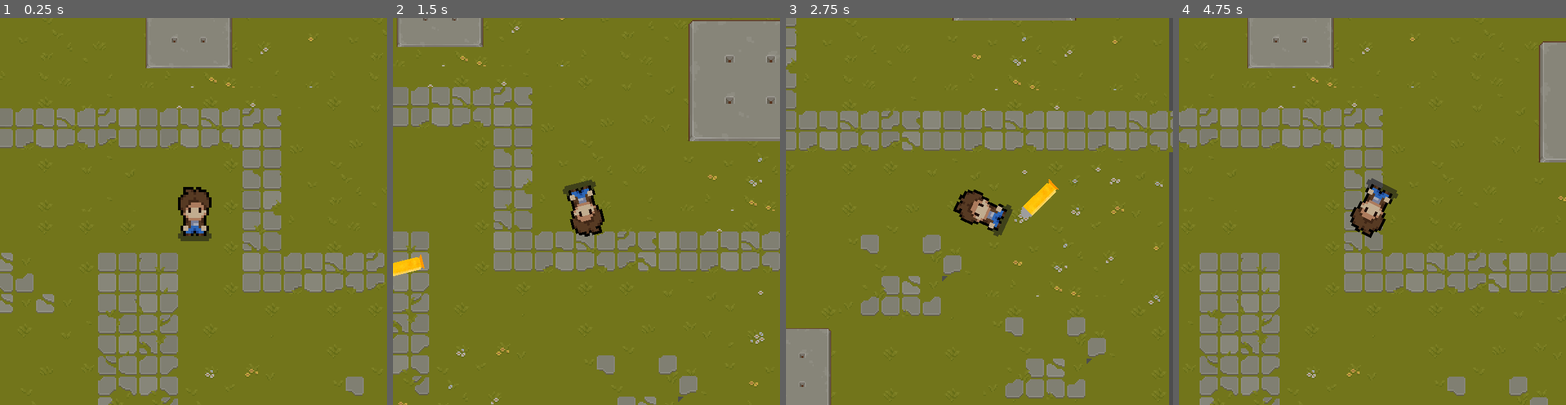
Above: before the commit, frames 1-4 (left to right).
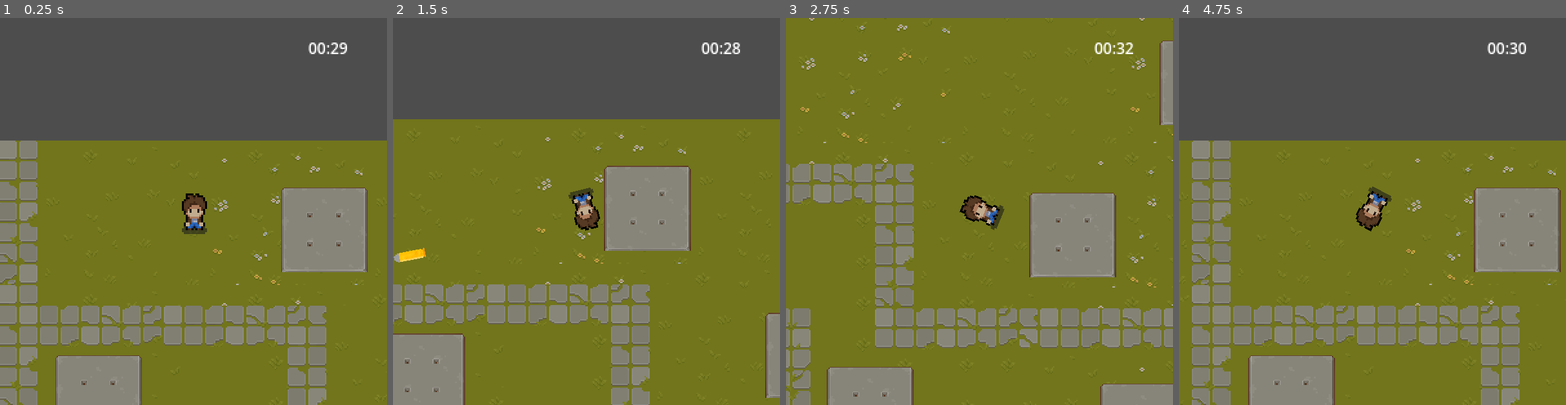
Above: after the commit, the same moments.

Repository: imlana21/stormy_project-1
Game: Godot game, scene res://scene/world.tscn
The game is run twice, just before and just after one commit, with the same random seed, the same clock (stepped at 60 frames per second) and the same inputs.
Inputs (mouse positions are in pixels of both pictures, inside the frame that each line leads up to):
- Up to frame 1 (0.25 s): no input
- Up to frame 2 (1.5 s): tap Enter at 0.5 s; move the mouse to (671, 192) at 0.52 s; hold D (right) 0.53-1.28 s; click (671, 192) at 0.6 s; move the mouse to (509, 230) at 1.27 s; hold S (down) from 1.28 s (still down); click (509, 230) at 1.35 s
- Up to frame 3 (2.75 s): move the mouse to (1018, 126) at 2.02 s; release S (down) at 2.03 s; hold D (right) from 2.03 s (still down); click (1018, 126) at 2.1 s
- Up to frame 4 (4.75 s): move the mouse to (1353, 288) at 2.77 s; release D (right) at 2.78 s; hold W (up) 2.78-3.53 s; click (1353, 288) at 2.85 s; move the mouse to (1488, 269) at 3.52 s; hold A (left) from 3.53 s (still down); click (1488, 269) at 3.6 s; move the mouse to (1256, 153) at 4.27 s; click (1256, 153) at 4.35 s

The runs differ from the first frame. In frame 1, 59% of the frame differs, in the area x 0-100%, y 0-100%; in frame 2, 52%; in frame 3, 34%; in frame 4, 59%.

Commit message:
Adding time, wall, enemy function

Diff:
--- a/scene/player/bullet/bullet.gd
+++ b/scene/player/bullet/bullet.gd
@@ -1,9 +1,5 @@
 extends RigidBody2D
 
-func _ready():
-	print("test")
-
 func _on_body_entered(body):
-	print(body.is_in_group("player"))
-	if !body.is_in_group("player"):
+	if body.is_in_group("wall"):
 		queue_free()
--- a/scene/player/bullet/bullet.tscn
+++ b/scene/player/bullet/bullet.tscn
@@ -4,13 +4,16 @@
 [ext_resource type="Texture2D" uid="uid://cismgx7216wak" path="res://assets/bullets.png" id="1_bgdth"]
 
 [sub_resource type="CapsuleShape2D" id="CapsuleShape2D_bsf24"]
-radius = 7.0
-height = 38.0
+radius = 4.99999
+height = 28.0
 
-[node name="Bullet" type="RigidBody2D"]
+[node name="Bullet" type="RigidBody2D" groups=["bullet"]]
+max_contacts_reported = 1
+contact_monitor = true
 script = ExtResource("1_7x44q")
 
 [node name="Sprite2D" type="Sprite2D" parent="."]
+scale = Vector2(0.7, 0.7)
 texture = ExtResource("1_bgdth")
 
 [node name="CollisionShape2D" type="CollisionShape2D" parent="."]
--- a/scene/player/player.gd
+++ b/scene/player/player.gd
@@ -9,15 +9,13 @@
 var is_attacking = false
 
 func _process(delta):
-	look_at(get_global_mouse_position())
-	pass
+	if is_freeze == false:
+		look_at(get_global_mouse_position())
 
 func _physics_process(delta):
 	if is_freeze == false:
 		character_velocity()
 		attack()
-	else:
-		look_at(Vector2.ZERO)
 
 func character_velocity():
 	var direction = Vector2()
--- a/scene/player/player.tscn
+++ b/scene/player/player.tscn
@@ -21,6 +21,3 @@
 
 [node name="BulletPosition" type="Node2D" parent="."]
 position = Vector2(13, 0)
-
-[node name="Camera2D" type="Camera2D" parent="."]
-zoom = Vector2(2, 2)
--- /dev/null
+++ b/scene/player/screen/screen.gd
@@ -0,0 +1,24 @@
+extends Node2D
+
+@onready var timer = $Camera2D/Timer
+@onready var label = $Camera2D/Label
+
+func  _ready():
+	timer.start()
+
+func _process(delta):
+	# Move Camera position to follow user
+	$Camera2D.position = $Player.position
+
+	var labelText = "%02d:%02d" % time_left_to_live()
+	label.text = labelText
+
+
+func time_left_to_live():
+	var time_left = timer.time_left
+	var minute = floor(time_left / 60)
+	var second = int(time_left) % 60
+	return [minute, second]
+
+func _on_timer_timeout():
+	$Player.is_attacking = true
--- /dev/null
+++ b/scene/player/screen/screen.tscn
@@ -0,0 +1,28 @@
+[gd_scene load_steps=3 format=3 uid="uid://bdl3mwe2su55g"]
+
+[ext_resource type="PackedScene" uid="uid://t40jxr6x0u6b" path="res://scene/player/player.tscn" id="1_2pvd1"]
+[ext_resource type="Script" path="res://scene/player/screen/screen.gd" id="1_ki7nn"]
+
+[node name="Screen" type="Node2D"]
+script = ExtResource("1_ki7nn")
+
+[node name="Player" parent="." instance=ExtResource("1_2pvd1")]
+scale = Vector2(1.5, 1.5)
+
+[node name="Camera2D" type="Camera2D" parent="."]
+zoom = Vector2(2, 2)
+
+[node name="Timer" type="Timer" parent="Camera2D"]
+wait_time = 30.0
+one_shot = true
+
+[node name="Label" type="Label" parent="Camera2D"]
+offset_left = 89.0
+offset_top = -135.0
+offset_right = 132.0
+offset_bottom = -118.0
+theme_override_font_sizes/font_size = 12
+text = "00:00
+"
+
+[connection signal="timeout" from="Camera2D/Timer" to="." method="_on_timer_timeout"]
--- /dev/null
+++ b/scene/timer/countdown_timer.gd
@@ -0,0 +1,22 @@
+extends Node2D
+
+@export var TIME = 30
+
+signal count_timeout
+
+func _ready():
+	$Timer.wait_time = TIME
+	$Timer.start()
+
+func _process(delta):
+	var labelText = "%02d:%02d" % time_left_to_live()
+	$Label.text = labelText
+
+	if(labelText <= "00:00"):
+		emit_signal("count_timeout")
+
+func time_left_to_live():
+	var time_left = $Timer.time_left
+	var minute = floor(time_left / 60)
+	var second = int(time_left) % 60
+	return [minute, second]
--- /dev/null
+++ b/scene/timer/countdown_timer.tscn
@@ -0,0 +1,12 @@
+[gd_scene load_steps=2 format=3 uid="uid://cyhnuasxf8lgf"]
+
+[ext_resource type="Script" path="res://scene/timer/countdown_timer.gd" id="1_37s8k"]
+
+[node name="CountdownTimer" type="Node2D"]
+script = ExtResource("1_37s8k")
+
+[node name="Timer" type="Timer" parent="."]
+
+[node name="Label" type="Label" parent="."]
+offset_right = 40.0
+offset_bottom = 23.0
--- /dev/null
+++ b/scene/wall/wall.gd
@@ -0,0 +1,17 @@
+extends StaticBody2D
+
+signal wall_destroyed
+
+func _on_area_2d_body_entered(body):
+	if body.is_in_group("bullet"):
+		wall_destroyed.emit(self)
+		$WallTimerSpawn.wait_time = 2
+		$WallTimerSpawn.start()
+		self.hide()
+		self.set_collision_layer_value(1, false)
+		remove_from_group("wall")
+
+func _on_wall_timer_spawn_timeout():
+	self.set_collision_layer_value(1, true)
+	add_to_group("wall")
+	self.show()
--- a/scene/wall/wall.tscn
+++ b/scene/wall/wall.tscn
@@ -1,17 +1,34 @@
-[gd_scene load_steps=3 format=3 uid="uid://byv5lgkfbji2f"]
+[gd_scene load_steps=5 format=3 uid="uid://byv5lgkfbji2f"]
 
 [ext_resource type="Texture2D" uid="uid://b68v8gsjrs0cl" path="res://assets/single_wall.png" id="1_ba31d"]
+[ext_resource type="Script" path="res://scene/wall/wall.gd" id="1_juj5b"]
 
 [sub_resource type="RectangleShape2D" id="RectangleShape2D_8pay5"]
-size = Vector2(84, 83)
+size = Vector2(101, 98)
 
-[node name="Wall" type="StaticBody2D"]
+[sub_resource type="RectangleShape2D" id="RectangleShape2D_7kiaj"]
+size = Vector2(98, 97)
+
+[node name="Wall" type="StaticBody2D" groups=["wall"]]
 collision_mask = 2
+script = ExtResource("1_juj5b")
 
 [node name="CollisionShape2D" type="CollisionShape2D" parent="."]
-position = Vector2(-9, -10.5)
+position = Vector2(-7.5, -10)
 shape = SubResource("RectangleShape2D_8pay5")
 
 [node name="Sprite2D" type="Sprite2D" parent="."]
 position = Vector2(-8, -11)
 texture = ExtResource("1_ba31d")
+
+[node name="Area2D" type="Area2D" parent="."]
+
+[node name="CollisionShape2D" type="CollisionShape2D" parent="Area2D"]
+position = Vector2(-6, -9.5)
+shape = SubResource("RectangleShape2D_7kiaj")
+
+[node name="WallTimerSpawn" type="Timer" parent="."]
+one_shot = true
+
+[connection signal="body_entered" from="Area2D" to="." method="_on_area_2d_body_entered"]
+[connection signal="timeout" from="WallTimerSpawn" to="." method="_on_wall_timer_spawn_timeout"]
--- /dev/null
+++ b/scene/world.gd
@@ -0,0 +1,9 @@
+extends Node2D
+
+@onready var wall = $Wall
+
+var wall_position = Vector2.ZERO
+
+func _on_wall_destroyed(body):
+	$Screen/Camera2D/Timer.wait_time = $Screen/Camera2D/Timer.time_left + 5
+	$Screen/Camera2D/Timer.start()
--- a/scene/world.tscn
+++ b/scene/world.tscn
@@ -1,8 +1,9 @@
-[gd_scene load_steps=6 format=3 uid="uid://cocc7ueklbbh4"]
+[gd_scene load_steps=7 format=3 uid="uid://cocc7ueklbbh4"]
 
 [ext_resource type="Texture2D" uid="uid://ve7jvjoiixpq" path="res://assets/TX_Tileset_Grass.png" id="1_3u2fy"]
-[ext_resource type="PackedScene" uid="uid://t40jxr6x0u6b" path="res://scene/player/player.tscn" id="2_nqj5j"]
+[ext_resource type="Script" path="res://scene/world.gd" id="1_338c4"]
 [ext_resource type="PackedScene" uid="uid://byv5lgkfbji2f" path="res://scene/wall/wall.tscn" id="3_duusu"]
+[ext_resource type="PackedScene" uid="uid://bdl3mwe2su55g" path="res://scene/player/screen/screen.tscn" id="4_bjwnx"]
 
 [sub_resource type="TileSetAtlasSource" id="TileSetAtlasSource_5d6bq"]
 texture = ExtResource("1_3u2fy")
@@ -267,33 +268,61 @@
 sources/0 = SubResource("TileSetAtlasSource_5d6bq")
 
 [node name="World" type="Node2D"]
+script = ExtResource("1_338c4")
 
 [node name="TileMap" type="TileMap" parent="."]
 tile_set = SubResource("TileSet_55p2u")
 format = 2
 layer_0/tile_data = PackedInt32Array(0, 0, 0, 65536, 0, 1, 131072, 0, 2, 196608, 0, 3, 262144, 0, 4, 327680, 0, 5, 3932 …(29567 unchanged characters)…
 
-[node name="Player" parent="." instance=ExtResource("2_nqj5j")]
-position = Vector2(251, 208)
-scale = Vector2(2, 2)
-
 [node name="Wall" parent="." instance=ExtResource("3_duusu")]
-position = Vector2(253, 72)
-scale = Vector2(0.7, 0.7)
+position = Vector2(323, 77)
+scale = Vector2(0.7, 0.7)
+collision_mask = 1
+
+[node name="Screen" parent="." instance=ExtResource("4_bjwnx")]
+position = Vector2(216, 55)
 
 [node name="Wall2" parent="." instance=ExtResource("3_duusu")]
-position = Vector2(532, 596)
+position = Vector2(245, 537)
+scale = Vector2(0.7, 0.7)
+collision_mask = 1
 
 [node name="Wall3" parent="." instance=ExtResource("3_duusu")]
-position = Vector2(318, 449)
-scale = Vector2(0.7, 0.7)
+position = Vector2(417, 476)
+scale = Vector2(0.7, 0.7)
+collision_mask = 1
 
 [node name="Wall4" parent="." instance=ExtResource("3_duusu")]
-position = Vector2(32, 148)
-scale = Vector2(0.5, 0.5)
+position = Vector2(503, 339)
+scale = Vector2(0.7, 0.7)
+collision_mask = 1
 
 [node name="Wall5" parent="." instance=ExtResource("3_duusu")]
-position = Vector2(496, 134)
+position = Vector2(291, 326)
+scale = Vector2(0.7, 0.7)
+collision_mask = 1
 
 [node name="Wall6" parent="." instance=ExtResource("3_duusu")]
-position = Vector2(247, 594)
+position = Vector2(148, 207)
+scale = Vector2(0.7, 0.7)
+collision_mask = 1
+
+[node name="Wall7" parent="." instance=ExtResource("3_duusu")]
+position = Vector2(448, 191)
+scale = Vector2(0.7, 0.7)
+collision_mask = 1
+
+[node name="Wall8" parent="." instance=ExtResource("3_duusu")]
+position = Vector2(549, 73)
+scale = Vector2(0.7, 0.7)
+collision_mask = 1
+
+[connection signal="wall_destroyed" from="Wall" to="." method="_on_wall_destroyed"]
+[connection signal="wall_destroyed" from="Wall2" to="." method="_on_wall_destroyed"]
+[connection signal="wall_destroyed" from="Wall3" to="." method="_on_wall_destroyed"]
+[connection signal="wall_destroyed" from="Wall4" to="." method="_on_wall_destroyed"]
+[connection signal="wall_destroyed" from="Wall5" to="." method="_on_wall_destroyed"]
+[connection signal="wall_destroyed" from="Wall6" to="." method="_on_wall_destroyed"]
+[connection signal="wall_destroyed" from="Wall7" to="." method="_on_wall_destroyed"]
+[connection signal="wall_destroyed" from="Wall8" to="." method="_on_wall_destroyed"]
